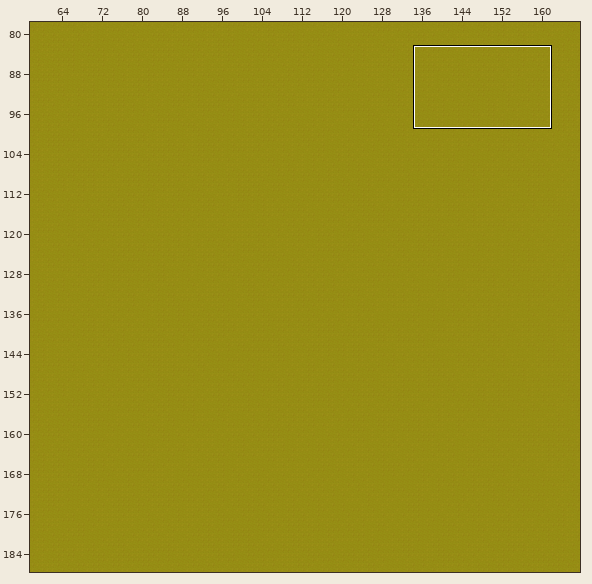
Tiled map -- assets/tileset/myProject.tmx. The first picture is a wide view before the edit; the outline marks the close-up.
Close-up. Earlier state:
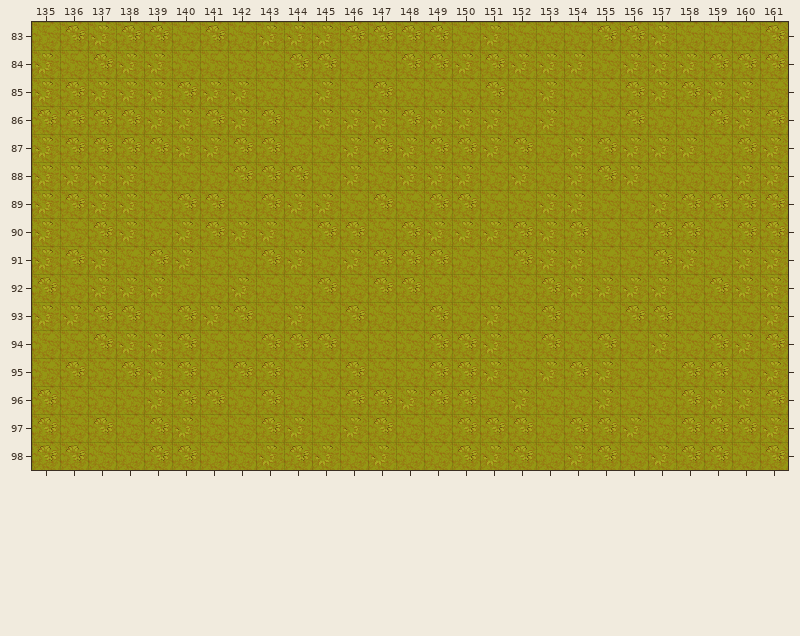
Cells are 32x32 px. Shown: x 135..161, y 83..98. The commit also changed other parts of the map, which this record leaves out.
Now the later version:
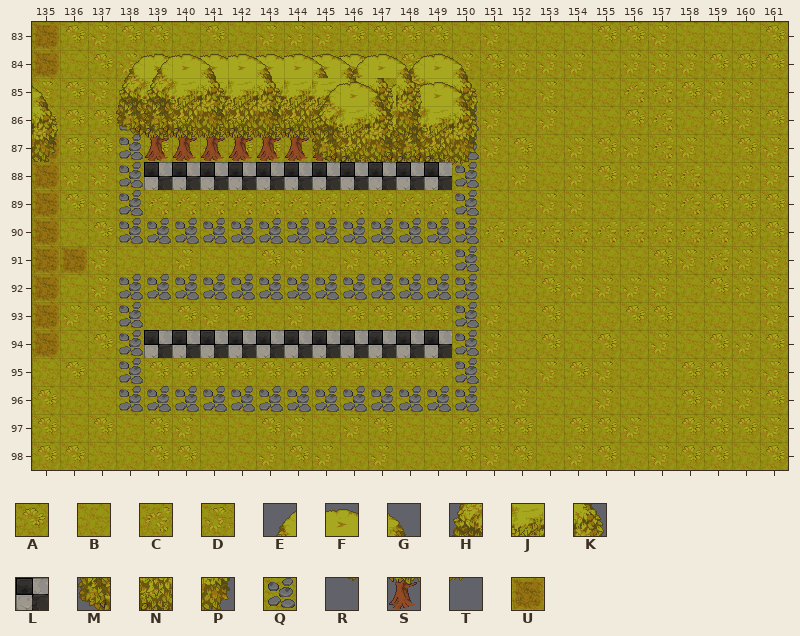
Key: from "tileset": A 4, B 5, C 10, D 11, E 24, F 25, G 26, H 30, J 31, K 32, L 34, M 36, N 37, P 38, Q 40, R 42, S 43, T 44, U 46.
_ is an empty cell, # one hidden under a higher layer, . an unchanged one.
Tiles of an added or newly shown layer are drawn over the layers below it.
The exact change:
--- layer "Grass"
@@ x 135..159 @@
-85 .....................AD..
-86 ...ADDADABDDDADD......B..
-87 D..A...........A......D..
-88 D..DBBBAAABDBDDD......BB.
-89 D..D......DBABAA.......A.
-90 ...D........BADDDADABBAAB
-91 ....A..........B........B
-92 ...DD..........B.........
-93 ...A........BB.B.........
-94 ...D........BB.A.........
-95 ...AD.B..BB.BB.A.........
+85 .....................CC..
+86 ...QQQQQQQQ#Q##Q......C..
+87 U..Q...........Q......C..
+88 #..QLLLLL######Q......CC.
+89 #..Q......#####Q.......C.
+90 ...#........####CCCCCCCCC
+91 ....B..........#........C
+92 ...Q#..........Q.........
+93 ...Q........AA.Q.........
+94 ...#........##.#.........
+95 ...##.#..##.##.#.........
--- layer "Tile Layer 2"
@@ x 135..150 @@
-83 _...............
-84 _............___
-85 _............___
-86 _.............._
-87 _............___
-88 _...............
-89 _...___________.
-90 _.............._
-91 __............._
-92 _...___________.
-93 _...............
-94 _...............
+83 U...............
+84 U............EFG
+85 G............HJK
+86 K..............P
+87 P............RST
+88 U...............
+89 U...CCCCCCCCCCC.
+90 U..............Q
+91 UU.............Q
+92 U...QQQQQQQQQQQ.
+93 U...............
+94 U...............
--- layer "Tile Layer 3" (added)
@@ x 147..149 @@
-85 ___
-86 __.
-87 ___
+85 EFG
+86 HJ.
+87 MNP
--- layer "Tile Layer 4" (added)
@@ x 144..150 @@
-84 .___...
-85 .._____
-86 ._.____
-87 .______
-88 _....__
+84 .EFG...
+85 ..JKEFG
+86 .M.PHJK
+87 .RSTMNP
+88 L....LT
--- layer "Tile Layer 5" (added)
@@ x 138..146 @@
-84 _________
-85 __._._.__
-86 ________.
-87 _________
+84 EFGFGFGFG
+85 HJ.J.J.JK
+86 MNPNPNPN.
+87 RSTSTSTST
--- layer "Tile Layer 6" (added)
@@ x 139..148 @@
-84 __________
-85 __________
-86 __________
-87 __________
-88 ......____
+84 EFGFGFGEFG
+85 HJKJKJEFGK
+86 MNPNPNHJKP
+87 RSTSTSMNPT
+88 ......LLLL
@@ x 138..149 @@
-90 ____________
+90 QQQQQQQQQQQQ
@@ x 138..150 @@
-94 _____________
-95 __._..__.__._
-96 _____________
+94 QLLLLLLLLLLLQ
+95 QA.A..AA.AA.Q
+96 QQQQQQQQQQQQQ
Where, in picture pixels (left, top, right, bottom), the same in both close-ups:
changed: (32, 23, 87, 357)
changed: (116, 54, 732, 414)
